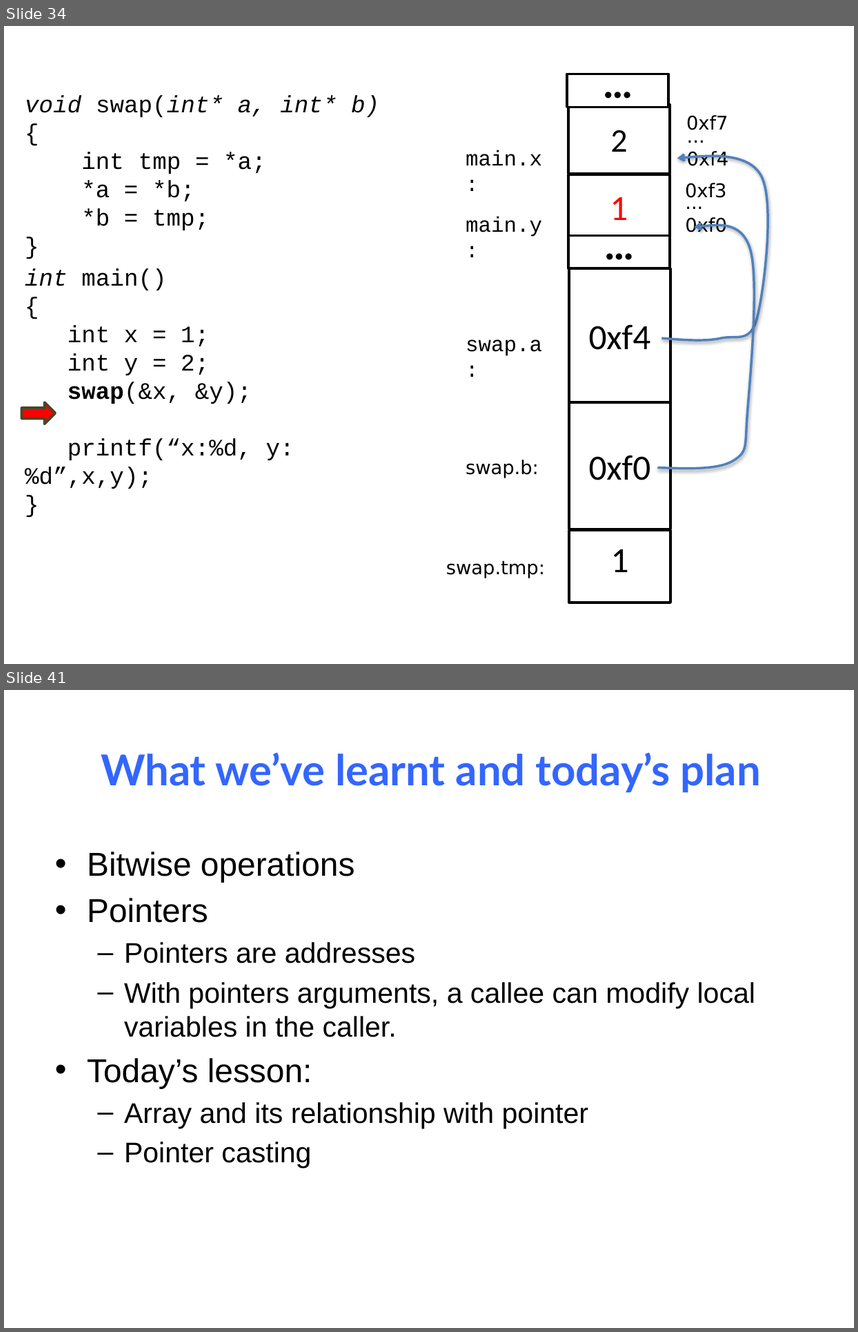
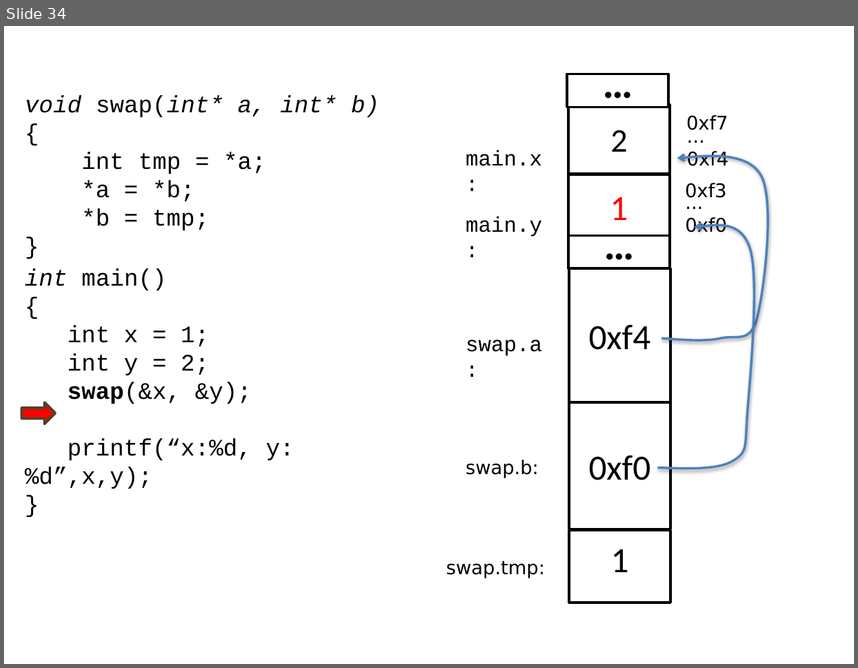
Before and after one commit to NYU-CSO/nyu-cso.github.io, a slide deck: notes/05-pointer_array.pptx. Shown one above the other, each under a label of ours: slides 34 and 41 before the commit, slide 34 after it; the slides between them are not shown. The pictures are 858x1332 and 858x668 pixels, drawn with LibreOffice and Linux fonts; fonts in the diff are those of the drawing. Boxes give left, top, right and bottom in pixels: in the first picture for what was removed or moved away, otherwise in the second. Text is boxed around its words. In the diff, an @@ line names an element or a change of style, - is before the commit and + after.

```diff
--- a/notes/05-pointer_array.pptx
+++ b/notes/05-pointer_array.pptx
@@ slide 41 removed at <box>4,690,854,1328</box>, background #FFFFFF @@
@@ title removed at <box>101,752,761,793</box> @@
-What we’ve learnt and today’s plan
@@ text removed at <box>87,851,755,1167</box> @@
-• Bitwise operations
-• Pointers
-  – Pointers are addresses
-  – With pointers arguments, a callee can modify local variables in the caller.
-• Today’s lesson:
-  – Array and its relationship with pointer
-  – Pointer casting
```
Also in this commit, not shown: 101 other slides removed, 2 other files.
